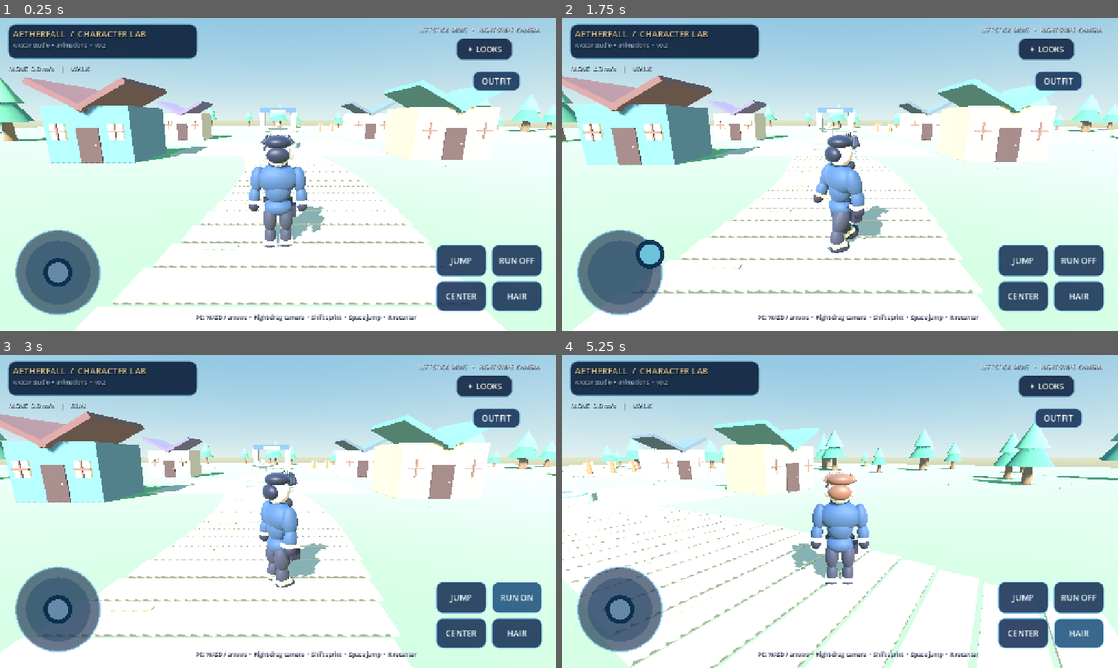
Above: before the commit, frames 1-4 (two rows, left to right).
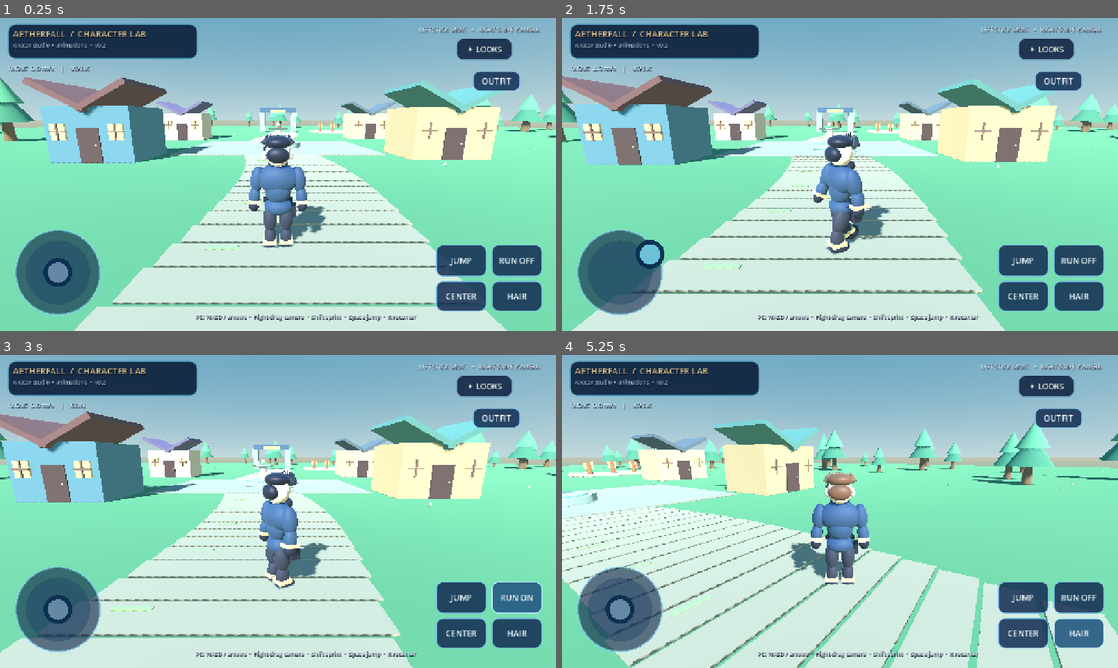
Above: after the commit, the same moments.

Repository: demetrecerrone-star/Aetherfall
Game: Godot game, scene res://scenes/main.tscn
Two runs of this game, one before a commit and one after it. Both use one fixed random seed, a clock stepped at 60 frames per second and the inputs below.
Inputs (mouse positions are in pixels of both pictures, inside the frame that each line leads up to):
- Up to frame 1 (0.25 s): no input
- Up to frame 2 (1.75 s): click "JUMP" at 0.5 s; drag from (617, 271) to (895, 105) at 1.27 s
- Up to frame 3 (3 s): drag from (166, 527) to (250, 574) at 2.02 s; click "RUN OFF" at 2.75 s
- Up to frame 4 (5.25 s): click "RUN ON" at 3.5 s; click "CENTER" at 4.25 s; click "HAIR" at 5 s

The runs differ from the first frame. In frame 1, 84% of the frame differs, in the area x 0-100%, y 0-100%; in frame 2, 83%; in frame 3, 83%; in frame 4, 85%.

Commit message:
v0.2.1 correct mobile presentation and test configuration: scripts/main.gd

Diff:
--- a/scripts/main.gd
+++ b/scripts/main.gd
@@ -83,40 +83,41 @@
 	var sun := DirectionalLight3D.new()
 	sun.name = "LateAfternoonSun"
 	sun.rotation_degrees = Vector3(-42, -28, 0)
-	sun.light_energy = 1.25
-	sun.light_color = Color("ffecd4")
+	sun.light_energy = 0.85
+	sun.light_color = Color("f3e3ce")
 	sun.shadow_enabled = true
 	add_child(sun)
 	var env_root := WorldEnvironment.new()
 	var env := Environment.new()
 	var sky_mat := ProceduralSkyMaterial.new()
-	sky_mat.sky_top_color = Color("5f98c6")
-	sky_mat.sky_horizon_color = Color("c3e0de")
-	sky_mat.ground_bottom_color = Color("98ab8b")
-	sky_mat.ground_horizon_color = Color("d4d4aa")
+	sky_mat.sky_top_color = Color("477a9b")
+	sky_mat.sky_horizon_color = Color("9ebbc0")
+	sky_mat.ground_bottom_color = Color("77937b")
+	sky_mat.ground_horizon_color = Color("a6a995")
 	var sky := Sky.new()
 	sky.sky_material = sky_mat
 	env.background_mode = Environment.BG_SKY
 	env.sky = sky
 	env.ambient_light_source = Environment.AMBIENT_SOURCE_SKY
+	env.ambient_light_energy = 0.48
 	env.reflected_light_source = Environment.REFLECTION_SOURCE_BG
 	env.tonemap_mode = Environment.TONE_MAPPER_FILMIC
 	env_root.environment = env
 	add_child(env_root)
 
 func _build_environment() -> void:
-	_mesh_box("GrassMeadow", Vector3(0, -0.32, -16), Vector3(MAP_SIZE, 0.64, MAP_SIZE), _mat("709e67"))
+	_mesh_box("GrassMeadow", Vector3(0, -0.32, -16), Vector3(MAP_SIZE, 0.64, MAP_SIZE), _mat("527f62"))
 	_obstacle("Ground", Vector3(0, -0.32, -16), Vector3(MAP_SIZE, 0.64, MAP_SIZE))
 	# Stone footpath winds from spawn, through the village, to the northern field.
 	for index in range(57):
 		var z := 11.0 - index * 0.88
 		var wiggle := sin(float(index) * 0.16) * 0.95
-		_mesh_box("StonePath%02d" % index, Vector3(wiggle, 0.025, z), Vector3(5.2, 0.05, 0.79), _mat("c6baa0"))
+		_mesh_box("StonePath%02d" % index, Vector3(wiggle, 0.025, z), Vector3(5.2, 0.05, 0.79), _mat("91897e"))
 		if index % 3 == 0:
 			_mesh_box("PathMoss%02d" % index, Vector3(wiggle - 1.55, 0.06, z - 0.19), Vector3(0.65, 0.035, 0.12), _mat("879e79"))
 
 	# A little arrival plaza; the path and nearby walls make camera collision easy to test.
-	_mesh_box("VillagePlaza", Vector3(0, 0.045, -10.4), Vector3(15.5, 0.09, 11), _mat("afa994"))
+	_mesh_box("VillagePlaza", Vector3(0, 0.045, -10.4), Vector3(15.5, 0.09, 11), _mat("868680"))
 	_build_fountain(Vector3(0, 0, -10.0))
 	_build_house(Vector3(-11, 0, -4), "56778b", "6a4d52")
 	_build_house(Vector3(11, 0, -5), "ae987b", "557b7b")
@@ -164,7 +165,7 @@
 	_mesh_box("FrontDoor", at + Vector3(0, 1.03, 2.16), Vector3(1.28, 2.05, 0.10), _mat("4e3e42"))
 	_mesh_ball("DoorHandle", at + Vector3(0.41, 1.05, 2.25), Vector3(0.11, 0.11, 0.07), _mat("e2c287"))
 	for sign_side in [-1.0, 1.0]:
-		_mesh_box("GlowingWindow", at + Vector3(sign_side * 1.67, 1.85, 2.21), Vector3(0.87, 0.92, 0.10), _mat("f3db9d"))
+		_mesh_box("GlowingWindow", at + Vector3(sign_side * 1.67, 1.85, 2.21), Vector3(0.87, 0.92, 0.10), _mat("c9ae7b"))
 		_mesh_box("WindowCrossVertical", at + Vector3(sign_side * 1.67, 1.85, 2.29), Vector3(0.08, 0.98, 0.09), _mat("725852"))
 		_mesh_box("WindowCrossHorizontal", at + Vector3(sign_side * 1.67, 1.85, 2.29), Vector3(0.93, 0.08, 0.09), _mat("725852"))
 
